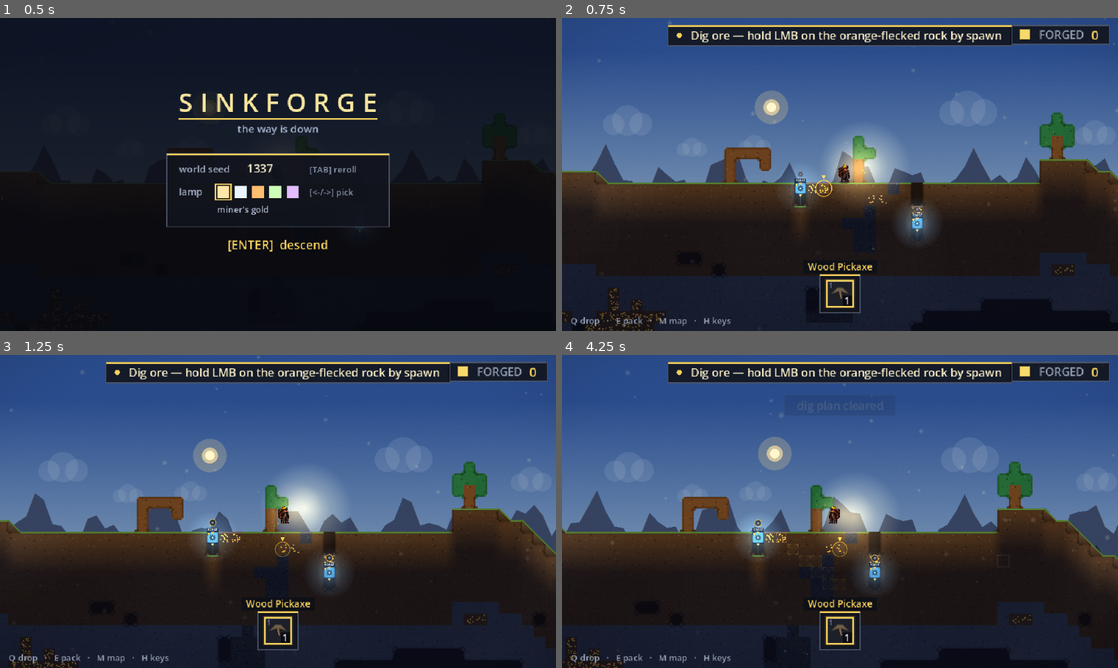
Above: before the commit, frames 1-4 (two rows, left to right).
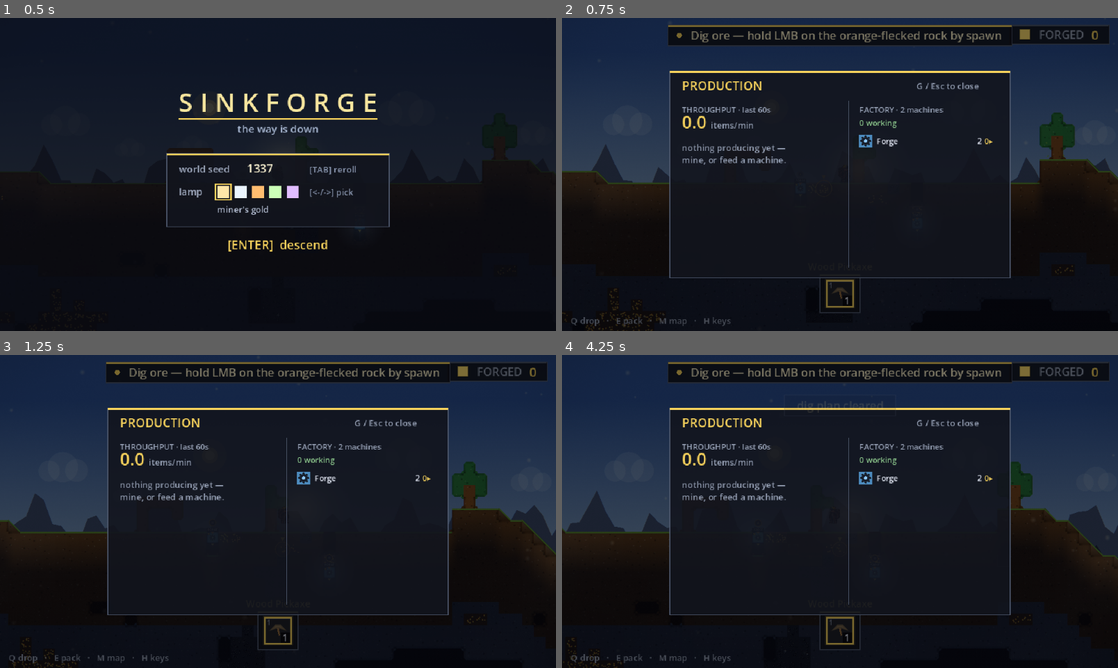
Above: after the commit, the same moments.

Repository: teohondascully/sinkforge
Game: Godot game, scene res://scenes/main.tscn
Two runs of this game, one before a commit and one after it. Both use one fixed random seed, a clock stepped at 60 frames per second and the inputs below.
Inputs (mouse positions are in pixels of both pictures, inside the frame that each line leads up to):
- Up to frame 1 (0.5 s): no input
- Up to frame 2 (0.75 s): tap Enter at 0.5 s; move the mouse to (962, 158) at 0.52 s; hold D (sf_right) from 0.53 s (still down); tap G (sf_dashboard, bound only after the commit) at 0.6 s; click (962, 158) at 0.67 s
- Up to frame 3 (1.25 s): keep holding D (sf_right); tap Space (sf_jump) at 0.77, 1.07 s
- Up to frame 4 (4.25 s): release D (sf_right) at 1.25 s; drag from (728, 527) to (812, 574) at 1.27 s; move the mouse to (895, 442) at 2.02 s; hold D (sf_right) 2.03-2.75 s; tap X (sf_clear_marks) at 2.1 s; tap G (sf_dashboard, bound only after the commit) at 2.3, 3.8 s; drag from (812, 574) to (673, 464) at 2.77 s; move the mouse to (1006, 558) at 3.52 s; hold A (sf_left) from 3.53 s (still down); tap Mouse wheel down (sf_cycle_next) at 3.6 s; tap Space (sf_jump) at 3.77, 4.07 s

Frame 1 is identical in both runs. In frame 2, 62% of the frame differs, in the area x 0-100%, y 0-100%; in frame 3, 66%; in frame 4, 67%.

Commit message:
Production dashboard [G]: throughput bars + factory census (FABLE_NEXT_50 #28)
The first slice off the round-2 catalog and its highest-leverage non-vision
item — the "flywheel signal" the Session-18 "where's the game?" diagnosis
named as missing. Makes factory GROWTH legible. Representation-only.

[G] summons a non-modal two-column panel (like the tech tree):
 - THROUGHPUT — reads the existing production_rates() ring buffer: a per-item
 /min bar (relative width vs the fastest, item's own colour) + the absolute
 number, a grand-total items/min headline, sorted fastest-first.
 - FACTORY census — new pure sim read machine_census() (mirrors
 production_rates(): no state, never ticks; tallies grid by def.id, carries
 the flyweight MachineDef for the glyph, live working-count off
 machine_status). Machines by type: glyph, name, count, green/amber working
 split; header reads "N machines · M working".

Zero new sim mechanics — both columns read data the sim already owned. New
Controls.DASHBOARD (G) added to the help card + the remap page. Covered by
_test_machine_census; tools/capture_dashboard.gd -> history/40.

Verify: sim ALL PASS (+_test_machine_census), all 13 harness layers PASS.

Diff:
--- a/scenes/controls.gd
+++ b/scenes/controls.gd
@@ -34,6 +34,7 @@
 const LOAD := &"sf_load"
 const CLEAR_MARKS := &"sf_clear_marks"
 const TECH := &"sf_tech"
+const DASHBOARD := &"sf_dashboard"
 
 ## action -> list of default event specs. {"key": KEY_*} (physical) or {"button": MOUSE_BUTTON_*}.
 static func defaults() -> Dictionary:
@@ -63,6 +64,7 @@
 		LOAD: [{"key": KEY_F9}],
 		CLEAR_MARKS: [{"key": KEY_X}],  # wipe the painted dig plan
 		TECH: [{"key": KEY_T}],         # the tech-tree overlay
+		DASHBOARD: [{"key": KEY_G}],    # the production dashboard (throughput + factory census)
 	}
 
 
--- a/scenes/hud.gd
+++ b/scenes/hud.gd
@@ -67,6 +67,7 @@
 var ping_world: Vector2 = Vector2.INF
 var show_help: bool = false
 var show_tech: bool = false        ## T — the TECH TREE graph (FABLE_50 #30)
+var show_dashboard: bool = false   ## G — the PRODUCTION DASHBOARD (throughput bars + factory census)
 ## THE SETTINGS page (FABLE_50 #36): ESC on a calm screen. Values are read straight off the Settings
 ## statics (representation reading representation); every control click returns a payload through
 ## settings_click() for MainView to act on — the HUD never touches InputMap, audio or the config file.
@@ -152,7 +153,7 @@
 	_draw_hover()          # inspector for the machine under the cursor (only when one is hovered)
 	_draw_inventory()      # bottom-centre hotbar
 	_draw_hint()           # tiny bottom-left "E craft · M map · H keys" — replaces the giant footer
-	if not (inventory_open or show_tech or show_help or settings_open):
+	if not (inventory_open or show_tech or show_help or settings_open or show_dashboard):
 		_draw_hint_bubble()  # just-in-time teaching near the body (hidden while a menu dims the world)
 	# --- on demand (summoned, so they never clutter) ---
 	if show_minimap:
@@ -161,6 +162,8 @@
 		_draw_inventory_overlay()  # E — the PACK screen: full inventory + (at the Bazaar) the craft panel
 	if show_tech:
 		_draw_tech_overlay()      # T — the research ladder as a graph (the PULL's face)
+	if show_dashboard:
+		_draw_dashboard_overlay()  # G — throughput bars + factory census (the flywheel made legible)
 	if show_help:
 		_draw_help_overlay()      # H / ? — the full controls list
 	if settings_open:
@@ -886,6 +889,93 @@
 		draw_rect(rr, Color(0.0, 0.0, 0.0, 0.30))          # locked: the whole chip recedes
 
 
+## THE PRODUCTION DASHBOARD (FABLE_NEXT_50 #28, [G]): the flywheel made legible — the factory's whole
+## output at a glance so scaling is FELT, not guessed. Two columns, both pure sim reads: THROUGHPUT
+## (production_rates() → per-item /min bars, relative + absolute, sorted fastest-first, grand total) and
+## FACTORY (machine_census() → machines by type with a live working-count). Non-modal, like the tech
+## tree — a status read, never blocks the world.
+func _draw_dashboard_overlay() -> void:
+	draw_rect(Rect2(Vector2.ZERO, CANVAS), Color(0.0, 0.0, 0.0, 0.5))
+	var w: float = 392.0
+	var h: float = 238.0
+	var origin := Vector2((CANVAS.x - w) * 0.5, (CANVAS.y - h) * 0.5)
+	_panel(Rect2(origin, Vector2(w, h)), true)
+	draw_string(_font, origin + Vector2(14.0, 22.0), "PRODUCTION", HORIZONTAL_ALIGNMENT_LEFT, -1, 14, UI_ACCENT)
+	draw_string(_font, origin + Vector2(w - 108.0, 21.0), "G / Esc to close",
+		HORIZONTAL_ALIGNMENT_LEFT, -1, 10, UI_TEXT_DIM)
+	draw_line(origin + Vector2(206.0, 34.0), origin + Vector2(206.0, h - 12.0), UI_EDGE, 1.0)  # column rule
+
+	# --- left column: THROUGHPUT (the flywheel — is output growing?) -----------------------------
+	var lx: float = origin.x + 14.0
+	var rates: Array[Dictionary] = sim.production_rates()
+	var grand: float = 0.0
+	var top: float = 0.0
+	for r: Dictionary in rates:
+		grand += float(r["rate"])
+		top = maxf(top, float(r["rate"]))
+	draw_string(_font, Vector2(lx, origin.y + 48.0), "THROUGHPUT · last 60s",
+		HORIZONTAL_ALIGNMENT_LEFT, -1, 9, UI_TEXT_DIM)
+	draw_string(_font, Vector2(lx, origin.y + 66.0), "%.1f" % grand, HORIZONTAL_ALIGNMENT_LEFT, -1, 20, UI_ACCENT)
+	draw_string(_font, Vector2(lx + 4.0 + _font.get_string_size("%.1f" % grand,
+		HORIZONTAL_ALIGNMENT_LEFT, -1, 20).x, origin.y + 66.0), "items/min",
+		HORIZONTAL_ALIGNMENT_LEFT, -1, 10, UI_TEXT_DIM)
+	if rates.is_empty():
+		draw_string(_font, Vector2(lx, origin.y + 92.0), "nothing producing yet —",
+			HORIZONTAL_ALIGNMENT_LEFT, 184.0, 10, UI_TEXT_DIM)
+		draw_string(_font, Vector2(lx, origin.y + 106.0), "mine, or feed a machine.",
+			HORIZONTAL_ALIGNMENT_LEFT, 184.0, 10, UI_TEXT_DIM)
+	else:
+		var y: float = origin.y + 84.0
+		var bar_x: float = lx + 74.0
+		var bar_w: float = 118.0
+		for i: int in mini(9, rates.size()):                  # top nine — the panel's height budget
+			var item: StringName = rates[i]["item"]
+			var rate: float = float(rates[i]["rate"])
+			Visuals.draw_item(self, Vector2(lx + 7.0, y - 3.0), 13.0, item)
+			draw_string(_font, Vector2(lx + 16.0, y), _item_label(item), HORIZONTAL_ALIGNMENT_LEFT, 56.0, 9, UI_TEXT)
+			var frac: float = rate / top if top > 0.0 else 0.0
+			draw_rect(Rect2(bar_x, y - 8.0, bar_w, 9.0), UI_SLOT)   # bar well
+			var col: Color = Visuals.item_color(item)
+			draw_rect(Rect2(bar_x, y - 8.0, maxf(2.0, bar_w * frac), 9.0), col)
+			draw_string(_font, Vector2(bar_x + 3.0, y - 0.5), "%.1f/min" % rate,
+				HORIZONTAL_ALIGNMENT_LEFT, -1, 8, UI_TEXT)
+			y += 16.6
+
+	# --- right column: FACTORY census (the empire — how big, how healthy?) ------------------------
+	var rx: float = origin.x + 218.0
+	var census: Array[Dictionary] = sim.machine_census()
+	var total_m: int = sim.grid.size()
+	var working_m: int = 0
+	for c: Dictionary in census:
+		working_m += int(c["working"])
+	draw_string(_font, Vector2(rx, origin.y + 48.0), "FACTORY · %d machine%s" % [total_m,
+		"" if total_m == 1 else "s"], HORIZONTAL_ALIGNMENT_LEFT, -1, 9, UI_TEXT_DIM)
+	if census.is_empty():
+		draw_string(_font, Vector2(rx, origin.y + 70.0), "no machines built yet.",
+			HORIZONTAL_ALIGNMENT_LEFT, 160.0, 10, UI_TEXT_DIM)
+		draw_string(_font, Vector2(rx, origin.y + 84.0), "craft one (E), place it (RMB).",
+			HORIZONTAL_ALIGNMENT_LEFT, 160.0, 10, UI_TEXT_DIM)
+	else:
+		draw_string(_font, Vector2(rx, origin.y + 63.0), "%d working" % working_m,
+			HORIZONTAL_ALIGNMENT_LEFT, -1, 9, Color(0.55, 0.78, 0.55))
+		var y2: float = origin.y + 84.0
+		for i: int in mini(9, census.size()):
+			var row: Dictionary = census[i]
+			var mdef: MachineDef = row["def"]
+			var box := Rect2(rx, y2 - 11.0, 15.0, 15.0)
+			draw_rect(box, Visuals.machine_color(mdef))
+			Visuals.draw_machine_glyph(self, box.position + box.size * 0.5,
+				Visuals.machine_kind(mdef), box.size.y / 20.0, false, 0.0)
+			draw_string(_font, Vector2(rx + 20.0, y2), str(row["name"]), HORIZONTAL_ALIGNMENT_LEFT, 96.0, 9, UI_TEXT)
+			# count · working — green when all are running, amber when some are stalled
+			var cnt: int = int(row["count"])
+			var wrk: int = int(row["working"])
+			var stat_col: Color = Color(0.55, 0.78, 0.55) if wrk == cnt else UI_ACCENT
+			draw_string(_font, Vector2(rx + 118.0, y2), "%d" % cnt, HORIZONTAL_ALIGNMENT_RIGHT, 24.0, 10, UI_TEXT)
+			draw_string(_font, Vector2(rx + 144.0, y2), "%d▸" % wrk, HORIZONTAL_ALIGNMENT_LEFT, -1, 9, stat_col)
+			y2 += 16.6
+
+
 ## The id of the i-th craftable — supplied explicitly by MainView (craft_ids, parallel to craft_options),
 ## so machines and tools can interleave without relying on machine_icons insertion order. Falls back to the
 ## old machine_icons-keys derivation if craft_ids wasn't set (defensive).
@@ -911,7 +1001,7 @@
 		"drop / feed  Q  (gravity feeds it in)",
 		"pack        E  (inventory · craft at Bazaar)",
 		"research    R  (in the pack screen, at the bench)",
-		"tech tree   T",
+		"tech tree   T   ·   dashboard  G",
 		"configure   R  (aimed at a splitter / hopper)",
 		"map         M  (again: LARGE · click it = ping)",
 		"fast-fwd    .     (1x → 2x → 4x → 8x)",
@@ -940,7 +1030,8 @@
 	[Controls.BUILD, "build / place"], [Controls.DROP, "drop / feed"],
 	[Controls.CRAFT, "pack"], [Controls.RESEARCH, "research / config"],
 	[Controls.MAP, "map"], [Controls.TECH, "tech tree"],
-	[Controls.HELP, "help"], [Controls.PAUSE, "pause"],
+	[Controls.DASHBOARD, "dashboard"], [Controls.HELP, "help"],
+	[Controls.PAUSE, "pause"],
 	[Controls.SPEED, "game speed"], [Controls.ZOOM, "zoom"],
 	[Controls.SAVE, "quicksave"], [Controls.LOAD, "quickload"],
 	[Controls.CLEAR_MARKS, "clear dig plan"],
--- a/scenes/main.gd
+++ b/scenes/main.gd
@@ -84,6 +84,7 @@
 var _show_help: bool = false
 var _show_tech: bool = false        ## T — the TECH TREE overlay (FABLE_50 #30); viewable anywhere,
                                     ## the research VERB (R) stays Bazaar-gated like the bench
+var _show_dashboard: bool = false   ## G — the PRODUCTION DASHBOARD (FABLE_NEXT_50 #28); non-modal read
 ## Fast-forward game clock: "." cycles Engine.time_scale through this exponential ladder so the whole
 ## game (sim ticks AND the body) runs faster — watch a factory fill, or (headless) speed up play-tests.
 ## The body integrates in substeps (Player.MAX_SUBSTEP) so it can't tunnel at the high multipliers.
@@ -571,6 +572,7 @@
 		_hud.ping_world = _ping_world
 		_hud.show_help = _show_help
 		_hud.show_tech = _show_tech
+		_hud.show_dashboard = _show_dashboard
 		_hud.settings_open = _settings_open
 		_hud.settings_capture = _capture_action
 		_hud.title_info = {} if not _title_open else {
@@ -705,12 +707,15 @@
 		_show_help = not _show_help
 	elif event.is_action_pressed(Controls.TECH):
 		_show_tech = not _show_tech
+	elif event.is_action_pressed(Controls.DASHBOARD):
+		_show_dashboard = not _show_dashboard
 	elif event.is_action_pressed(Controls.CLOSE):
 		# ESC closes whatever's open; with a CALM screen it opens SETTINGS (the pause-menu convention).
-		if _inventory_open or _show_help or _show_tech or _minimap_mode != 0:
+		if _inventory_open or _show_help or _show_tech or _show_dashboard or _minimap_mode != 0:
 			_inventory_open = false
 			_show_help = false
 			_show_tech = false
+			_show_dashboard = false
 			_minimap_mode = 0
 		else:
 			_settings_open = true
--- a/src/core/factory_sim.gd
+++ b/src/core/factory_sim.gd
@@ -1079,6 +1079,28 @@
 	return out
 
 
+## FACTORY CENSUS (legibility — the production dashboard's machine side): every placed machine tallied
+## by type, with a LIVE working-count off machine_status. A pure read over `grid` (one MachineState per
+## cell), mirroring production_rates()'s role — no state, never touches the tick. Returns
+## [{id, name, count, working}, ...] sorted most-numerous-first. Total machines == grid.size().
+func machine_census() -> Array[Dictionary]:
+	var by_id: Dictionary = {}                                 # id -> {id, name, count, working}
+	for cell: Vector2i in grid:
+		var m: MachineState = grid[cell]
+		var id: StringName = m.def.id
+		if not by_id.has(id):
+			by_id[id] = {"id": id, "name": m.def.display_name, "def": m.def, "count": 0, "working": 0}
+		var e: Dictionary = by_id[id]
+		e["count"] = int(e["count"]) + 1
+		if machine_status(m) == &"working":
+			e["working"] = int(e["working"]) + 1
+	var out: Array[Dictionary] = []
+	for id: StringName in by_id:
+		out.append(by_id[id])
+	out.sort_custom(func(a: Dictionary, b: Dictionary) -> bool: return int(a["count"]) > int(b["count"]))
+	return out
+
+
 ## Drop any ground cell whose pile emptied. `_column_landing`/`_column_rise` create a pile dict EAGERLY for
 ## a landing they might not fill — a splitter routing all of a tick's items one way, or a resettle of an empty
 ## pile — leaving an empty `{}` in `ground`. An empty pile is a phantom: it crashes walk-over collect
--- a/tests/run_tests.gd
+++ b/tests/run_tests.gd
@@ -18,6 +18,7 @@
 	_test_state_canary()
 	_test_production()
 	_test_production_rate()
+	_test_machine_census()
 	_test_splitter()
 	_test_terrain()
 	_test_surface_silhouette()
@@ -232,6 +233,34 @@
 	var made: int = int(sim.total_produced.get(&"ore", 0))
 	var present: int = _items_present(sim, &"ore")
 	_check(made == present, "rate sampling is conservation-neutral (made=%d present=%d)" % [made, present])
+
+
+## machine_census: the production dashboard's factory-at-a-glance read. Two vents + one processor →
+## the census tallies 2 machine TYPES, 3 machines total (== grid.size()), and the vents (always
+## producing) read as working. A pure read: it must not perturb conservation.
+func _test_machine_census() -> void:
+	print("- machine census (dashboard)")
+	var vent_def: MachineDef = load("res://src/data/machines/ore_vent.tres")
+	var proc_def: MachineDef = load("res://src/data/machines/processor.tres")
+	var sim: FactorySim = FactorySim.new()
+	_check(sim.machine_census().is_empty(), "empty world -> no census")
+	sim.place_machine(vent_def, Vector2i(6, 0))
+	sim.place_machine(vent_def, Vector2i(8, 0))
+	sim.place_machine(proc_def, Vector2i(6, 3))
+	for _i: int in 60:
+		sim.tick()
+	var census: Array[Dictionary] = sim.machine_census()
+	var total: int = 0
+	var vent_row: Dictionary = {}
+	for row: Dictionary in census:
+		total += int(row["count"])
+		if row["id"] == vent_def.id:
+			vent_row = row
+	_check(census.size() == 2, "two machine TYPES tallied (got %d)" % census.size())
+	_check(total == sim.grid.size() and total == 3, "census total == grid.size() == 3 (got %d)" % total)
+	_check(int(vent_row.get("count", 0)) == 2, "two vents counted (got %d)" % int(vent_row.get("count", 0)))
+	_check(int(vent_row.get("working", 0)) == 2, "both vents read WORKING (got %d)" % int(vent_row.get("working", 0)))
+	_check(census[0]["id"] == vent_def.id, "sorted most-numerous-first (vents lead)")
 
 
 ## A splitter divides its incoming ore between two columns. Down-branch ore falls clear to the
Not shown, changed: docs/ARCHITECTURE.md
